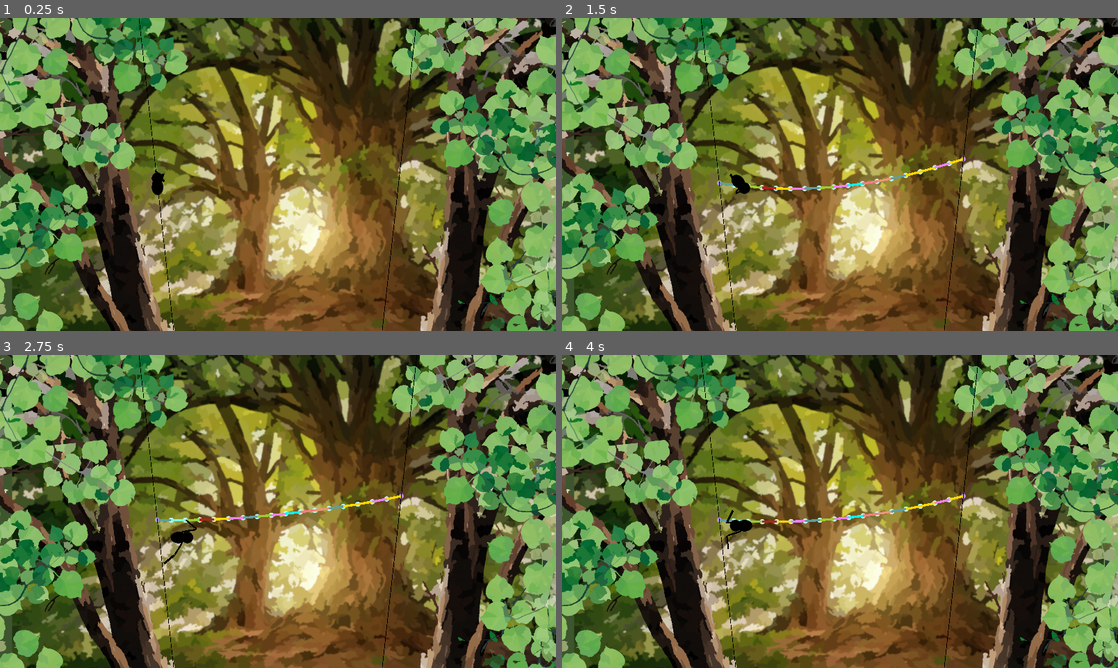
Above: before the commit, frames 1-4 (two rows, left to right).
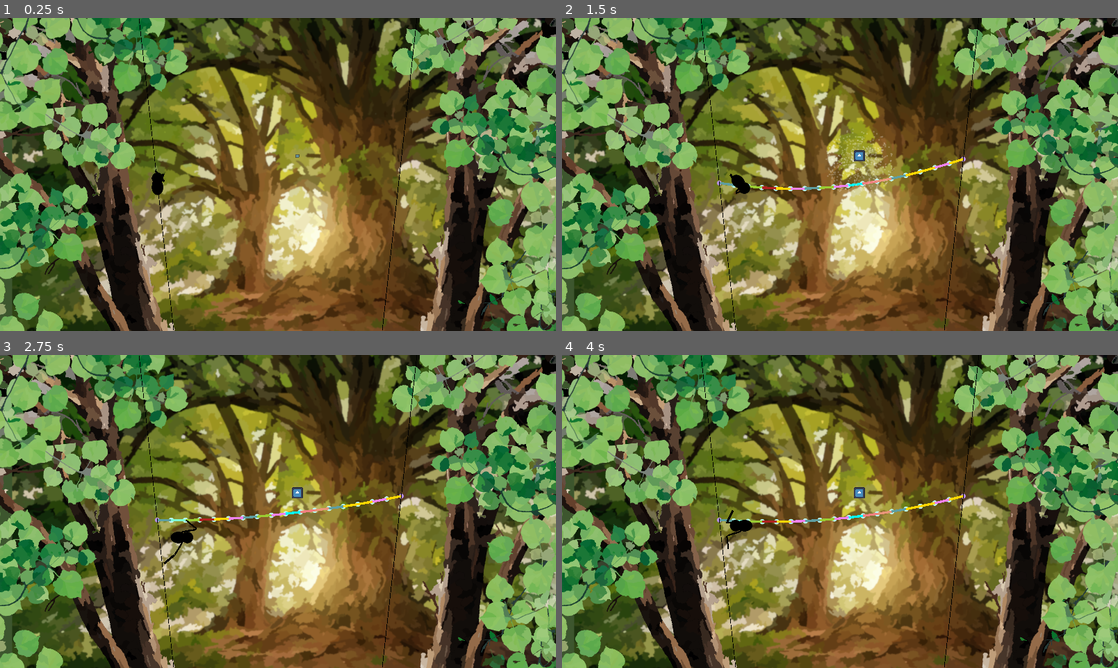
Above: after the commit, the same moments.

Repository: InRe-Dan/ld56
Game: Godot game, scene res://world/world.tscn
The game is run twice, just before and just after one commit, with the same random seed, the same clock (stepped at 60 frames per second) and the same inputs. The engine's default icon, where the game draws it, is replaced by a stand-in: a white triangle on a blue panel in a dark square.
Inputs (mouse positions are in pixels of both pictures, inside the frame that each line leads up to):
- Up to frame 1 (0.25 s): no input
- Up to frame 2 (1.5 s): tap Enter at 0.5 s; move the mouse to (962, 158) at 0.52 s; hold D (move_right) 0.53-1.28 s; click (962, 158) at 0.67 s; move the mouse to (728, 190) at 1.27 s; hold S (move_down) from 1.28 s (still down)
- Up to frame 3 (2.75 s): move the mouse to (333, 442) at 2.02 s; release S (move_down) at 2.03 s; hold D (move_right) from 2.03 s (still down)
- Up to frame 4 (4 s): move the mouse to (812, 574) at 2.77 s; release D (move_right) at 2.78 s; hold W (move_up) 2.78-3.53 s; click (812, 574) at 2.92 s; move the mouse to (1006, 558) at 3.52 s; hold A (move_left) from 3.53 s (still down)

The runs differ from the first frame. In frame 1, less than 0.1% of the frame differs, in the area x 53-54%, y 43-45%; in frame 2, 0.5%, in the area x 47-60%, y 35-57%; in frame 3, less than 0.1%; in frame 4, less than 0.1%.

Commit message:
Super basic fly scene

Diff:
--- /dev/null
+++ b/insects/fly.gd
@@ -0,0 +1,25 @@
+class_name Fly extends Node2D
+
+var spawning : bool = true
+var velocity : Vector2i
+
+func enable() -> void:
+	$SpawnFlourish.emitting = true
+	spawning = false
+	pass
+
+# Called when the node enters the scene tree for the first time.
+func _ready() -> void:
+	modulate.a = 0.6
+	var mod_tween : Tween = create_tween()
+	mod_tween.tween_property(self, "modulate:a", 1.0, 1.0)
+	mod_tween.tween_callback(enable)
+
+	var scale_tween : Tween = create_tween()
+	scale = scale * 0.1
+	scale_tween.tween_property(self, "scale", scale * 10, 1.0)
+
+# Called every frame. 'delta' is the elapsed time since the previous frame.
+func _process(delta: float) -> void:
+	if spawning:
+		return
--- /dev/null
+++ b/insects/fly.tscn
@@ -0,0 +1,46 @@
+[gd_scene load_steps=7 format=3 uid="uid://dmyotpujac7a"]
+
+[ext_resource type="Texture2D" uid="uid://cpetqx71af6pt" path="res://icon.svg" id="1_v1rba"]
+[ext_resource type="Script" path="res://insects/fly.gd" id="1_wqne1"]
+
+[sub_resource type="Gradient" id="Gradient_d67ep"]
+offsets = PackedFloat32Array(0, 0.412903, 0.690323, 0.777419)
+colors = PackedColorArray(1, 1, 1, 1, 1, 1, 1, 0.823883, 1, 1, 1, 0.0548387, 1, 1, 1, 0)
+
+[sub_resource type="GradientTexture2D" id="GradientTexture2D_svvyp"]
+gradient = SubResource("Gradient_d67ep")
+width = 8
+height = 8
+fill = 1
+fill_from = Vector2(0.5, 0.5)
+
+[sub_resource type="Gradient" id="Gradient_bp4ll"]
+offsets = PackedFloat32Array(0, 0.367925, 1)
+colors = PackedColorArray(1, 1, 1, 1, 1, 1, 1, 0.339623, 1, 1, 1, 0)
+
+[sub_resource type="RectangleShape2D" id="RectangleShape2D_faphp"]
+size = Vector2(45, 45)
+
+[node name="Fly" type="Node2D"]
+script = ExtResource("1_wqne1")
+
+[node name="SpawnFlourish" type="CPUParticles2D" parent="."]
+emitting = false
+amount = 500
+one_shot = true
+explosiveness = 1.0
+texture = SubResource("GradientTexture2D_svvyp")
+spread = 180.0
+gravity = Vector2(0, 200)
+initial_velocity_min = 38.67
+initial_velocity_max = 243.09
+color_ramp = SubResource("Gradient_bp4ll")
+
+[node name="Sprite2D" type="Sprite2D" parent="."]
+scale = Vector2(0.3, 0.3)
+texture = ExtResource("1_v1rba")
+
+[node name="WebDetection" type="Area2D" parent="."]
+
+[node name="CollisionShape2D" type="CollisionShape2D" parent="WebDetection"]
+shape = SubResource("RectangleShape2D_faphp")
--- /dev/null
+++ b/insects/insect.gd
@@ -0,0 +1,15 @@
+extends Node2D
+
+@export var spawn_time : float
+@export var strength : float
+
+@export var brain : Node2D
+
+# Called when the node enters the scene tree for the first time.
+func _ready() -> void:
+	pass # Replace with function body.
+
+
+# Called every frame. 'delta' is the elapsed time since the previous frame.
+func _process(delta: float) -> void:
+	pass
--- /dev/null
+++ b/insects/insect.tscn
@@ -0,0 +1,6 @@
+[gd_scene load_steps=2 format=3 uid="uid://bilrm8o5qns0m"]
+
+[ext_resource type="Script" path="res://insects/insect.gd" id="1_r2g3x"]
+
+[node name="Insect" type="Node2D"]
+script = ExtResource("1_r2g3x")
--- a/project.godot
+++ b/project.godot
@@ -30,6 +30,18 @@
 [dotnet]
 
 project/assembly_name="LD56"
+
+[file_customization]
+
+folder_colors={
+"res://assets/": "blue",
+"res://insects/": "orange",
+"res://menus/": "green",
+"res://resources/": "red",
+"res://spider/": "purple",
+"res://web/": "gray",
+"res://world/": "teal"
+}
 
 [global_group]
 
--- a/world/world.tscn
+++ b/world/world.tscn
@@ -1,9 +1,10 @@
-[gd_scene load_steps=5 format=3 uid="uid://4a2wbnhvgulj"]
+[gd_scene load_steps=6 format=3 uid="uid://4a2wbnhvgulj"]
 
 [ext_resource type="Script" path="res://world/world.gd" id="1_m6c00"]
 [ext_resource type="PackedScene" uid="uid://dqyqlpicgb0dq" path="res://web/web_factory.tscn" id="2_u3u5w"]
 [ext_resource type="PackedScene" uid="uid://d3ud2rqlsvy6p" path="res://spider/spider.tscn" id="3_pypjb"]
 [ext_resource type="Texture2D" uid="uid://bxw34dyx2cgac" path="res://assets/background_1.png" id="4_2hkic"]
+[ext_resource type="PackedScene" uid="uid://dmyotpujac7a" path="res://insects/fly.tscn" id="5_lpks7"]
 
 [node name="World" type="Node2D"]
 script = ExtResource("1_m6c00")
@@ -43,3 +44,6 @@
 [node name="CollisionMask" type="CollisionPolygon2D" parent="RightTree"]
 build_mode = 1
 polygon = PackedVector2Array(1440, 0, 1320, 1080)
+
+[node name="Fly" parent="." instance=ExtResource("5_lpks7")]
+position = Vector2(1027, 476)
